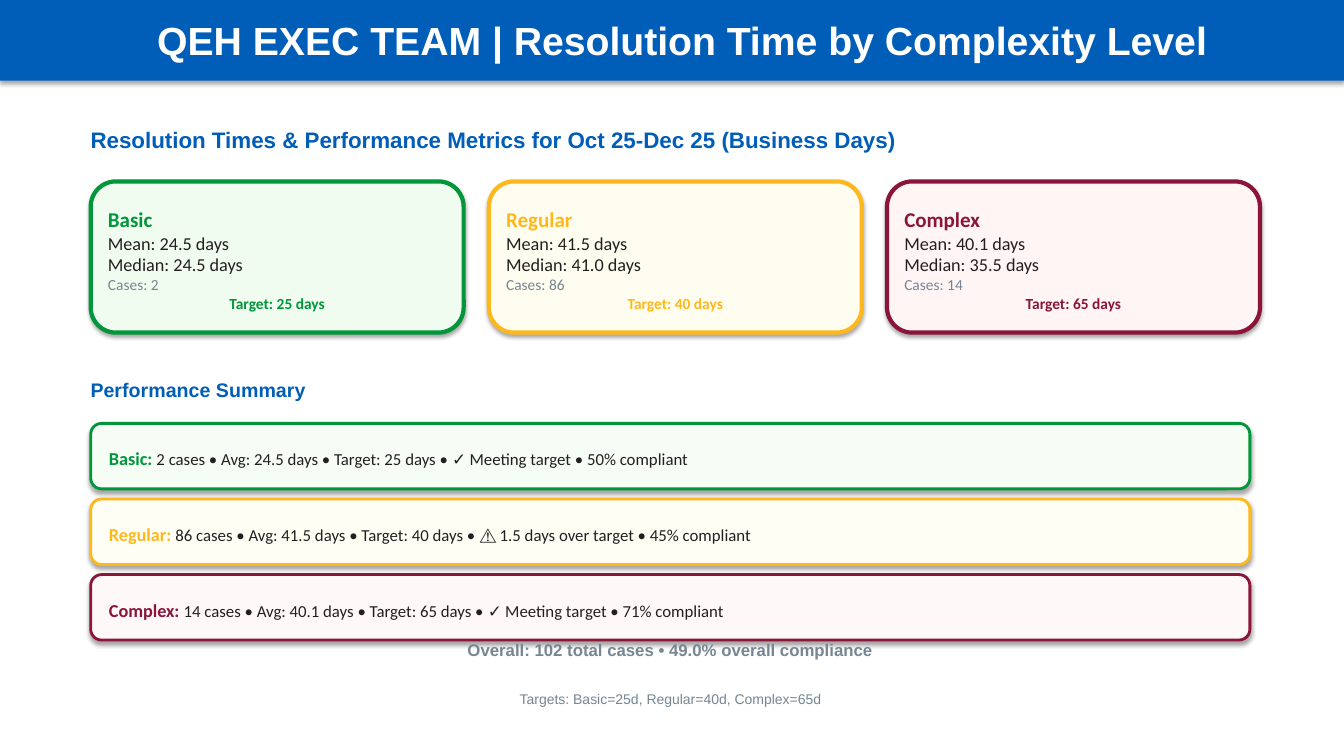
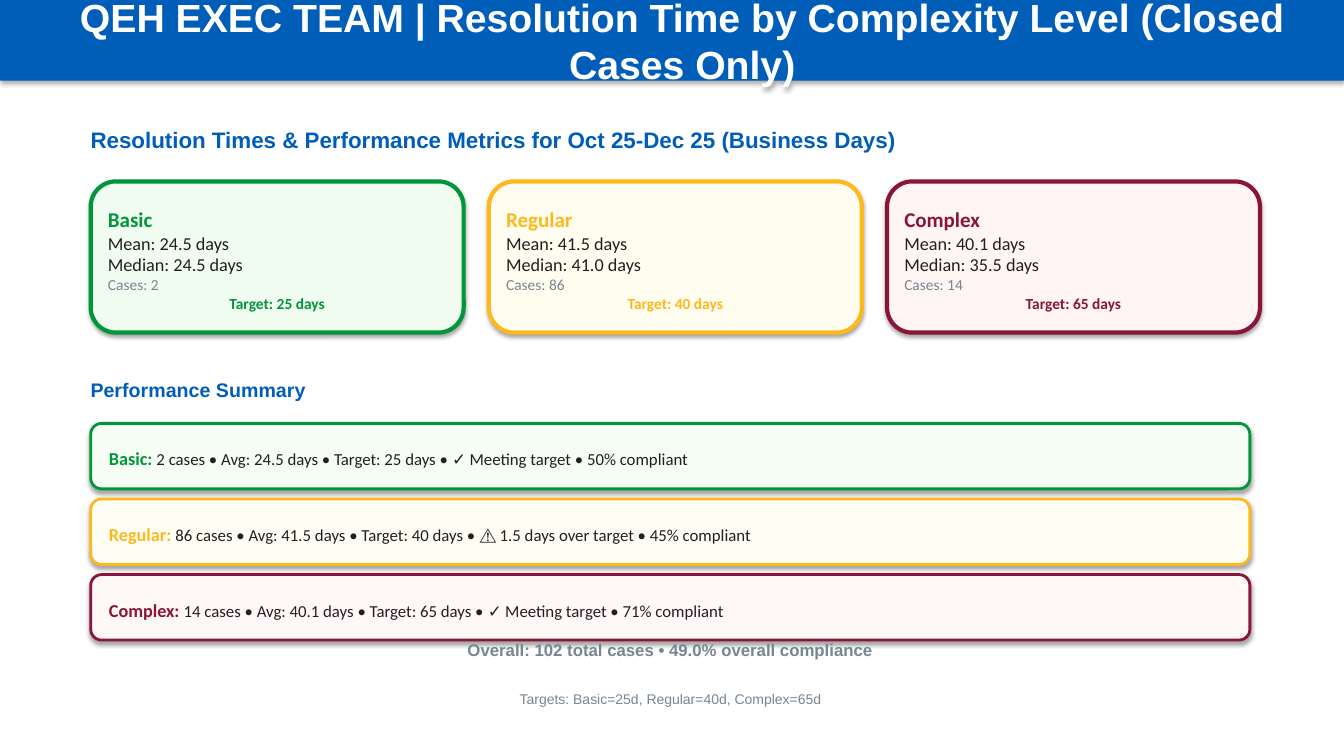
Before and after one commit to Lodd193/HPEG-Reports, a slide deck: slide 11 of outputs/QEH_Exec_Team_Complaints_Sep-2025-Nov-2025.pptx. Drawn at 1344x756 pixels with LibreOffice and Linux fonts; fonts in the diff are those of the drawing. Boxes give left, top, right and bottom in pixels: in the first picture for what was removed or moved away, otherwise in the second. Text is boxed around its words. In the diff, an @@ line names an element or a change of style, - is before the commit and + after.

```diff
--- a/outputs/QEH_Exec_Team_Complaints_Sep-2025-Nov-2025.pptx
+++ b/outputs/QEH_Exec_Team_Complaints_Sep-2025-Nov-2025.pptx
@@ text in rectangle at box(80, 3, 1285, 87): text changed @@
-QEH EXEC TEAM | Resolution Time by Complexity Level
+QEH EXEC TEAM | Resolution Time by Complexity Level (Closed Cases Only)
```
Also in this commit, not shown: 3 other slides changed, 1 slide added, 1 slide removed, 5 other files.
